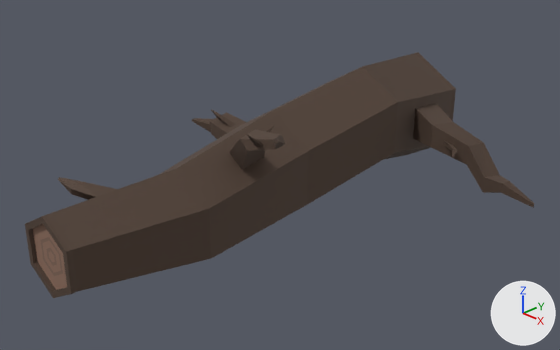
Two versions of the Blender file Assets/Models/mapa/fallenTree01.blend, one commit apart.
The view is the same before and after, from a 50 mm lens placed at (9.21, -8.84, 5.76), pointed at (0.31, -0.11, 0.25). Every picture has the same lights, and +X, +Y and +Z are marked at lower right.
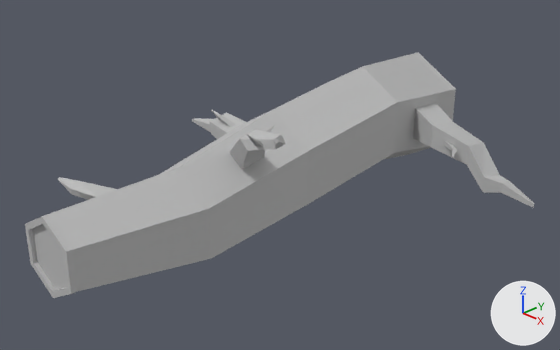
The edits, one by one:
Material 'Material.001' (mat_material_001) is new.
Its base color is (0.5, 0.5, 0.5) (grey #bcbcbc).
Its roughness is 0.894.
me_cylinder has 238 vertices, 222 faces and spans x -3.21..3.73, y -0.83..1.96, z -1.03..1.01.
me_cylinder is used by ob_cylinder; location (0.0, 0.0, 0.0); rotation (1.571, 0.0, 0.0), in degrees (90, 0, 0); scale (1.0, 1.0, 4.41).
me_cylinder part 1: all 172 faces that had it switch from mat_material (brown #4e3d31) to mat_material_001 (grey #bcbcbc).
me_cylinder part 2: all 26 faces that had it switch from mat_material_002 (brown #8f6f5e) to mat_material_001 (grey #bcbcbc).
me_cylinder part 3: all 24 faces that had it switch from mat_material_003 (brown #7b6051) to mat_material_001 (grey #bcbcbc).

Where the change shows, as pixel boxes (x1, y1, x2, y2) in the pictures (560 x 350 px):
part 1 of me_cylinder, recoloured (brown to grey)
    both: (25, 52, 534, 298)
part 2 of me_cylinder, recoloured (brown to grey)
    both: (33, 224, 67, 290)
part 3 of me_cylinder, recoloured (brown to grey)
    both: (40, 237, 63, 276)
